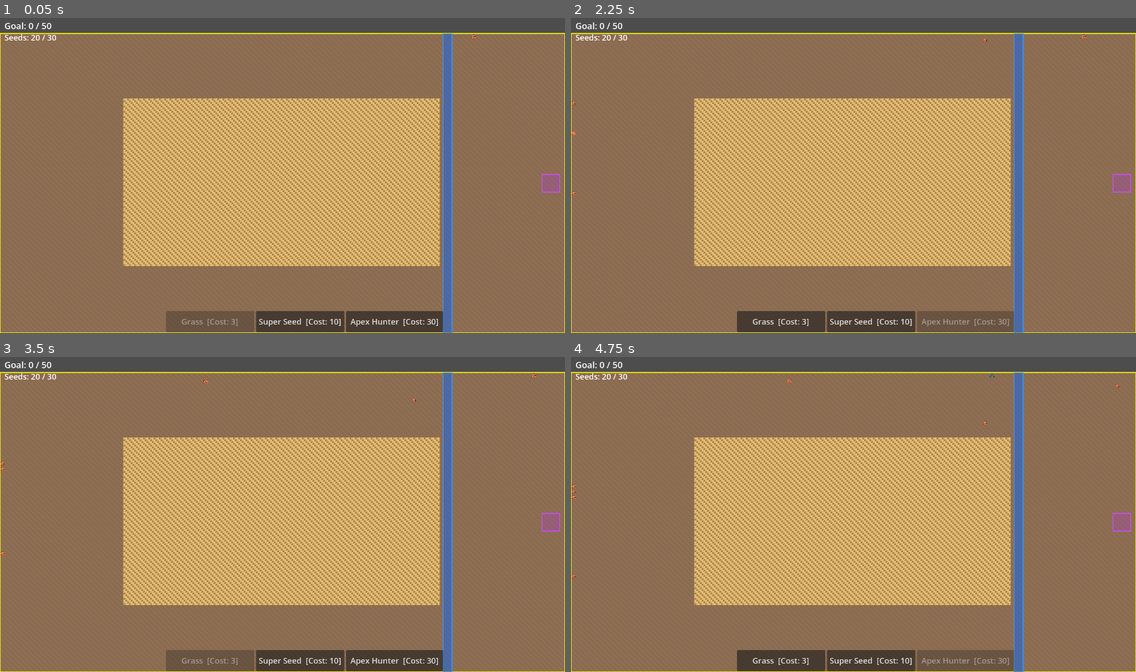
Above: before the commit, frames 1-4 (two rows, left to right).
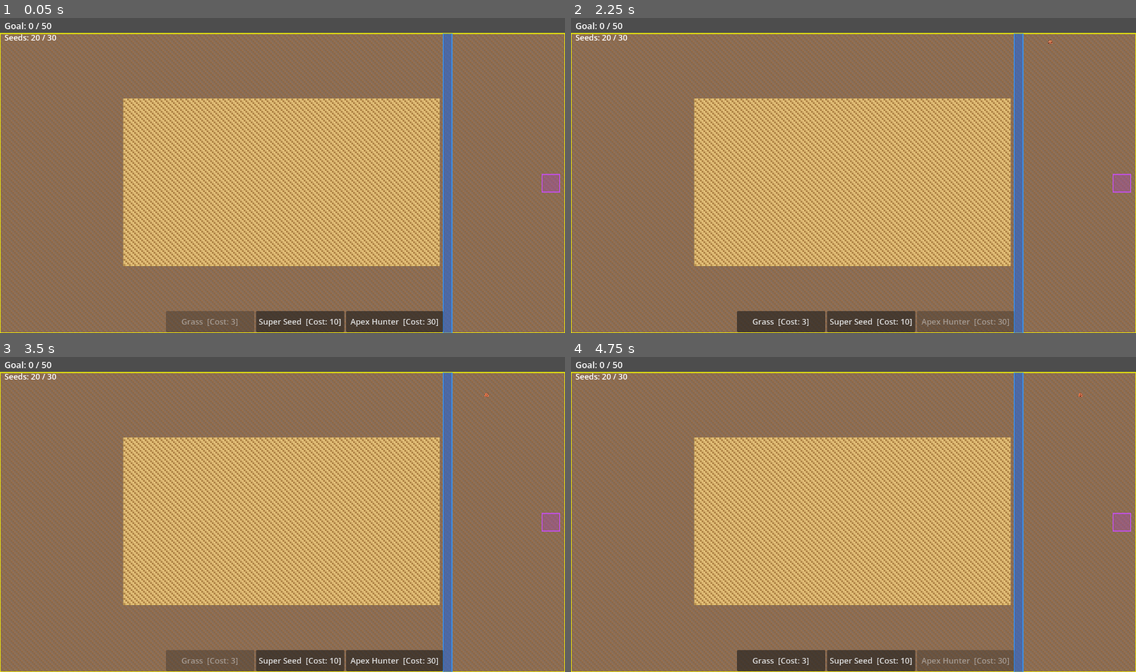
Above: after the commit, the same moments.

Repository: mamo1016/ecosystem-game
Game: Godot game, scene res://world.tscn
Two runs of this game, one before a commit and one after it. Both use one fixed random seed, a clock stepped at 60 frames per second and the inputs below.
Inputs:
- Up to frame 1 (0.05 s): no input
- Up to frame 2 (2.25 s): click "Super Seed [Cost: 10]" at 0.5 s; click "Grass [Cost: 3]" at 1.25 s; click "Apex Hunter [Cost: 30]" at 2 s
- Up to frame 3 (3.5 s): click "Grass [Cost: 3]" at 2.75 s
- Up to frame 4 (4.75 s): click "Super Seed [Cost: 10]" at 3.5 s; click "Apex Hunter [Cost: 30]" at 4.25 s

The runs differ from the first frame. In frame 1, less than 0.1% of the frame differs, in the area x 83-85%, y 5-7%; in frame 2, less than 0.1%; in frame 3, less than 0.1%; in frame 4, less than 0.1%, in the area x 0-98%, y 5-71%.

Commit message:
Set tick rate to 10/sec (0.1s interval)
Co-Authored-By: Claude Sonnet 4.6 <noreply@anthropic.com>

Diff:
--- a/world.gd
+++ b/world.gd
@@ -83,7 +83,7 @@
 const SUPER_LIFESPAN   = 80
 const SEED_CAP         = 30
 const GROWTH_PER_TICK  = 4
-var   update_interval  = 0.02
+var   update_interval  = 0.1
 
 # --- WIN CONDITION ---
 const GOAL_SIZE        = 10     # 10x10 goal area outside the plant zone
